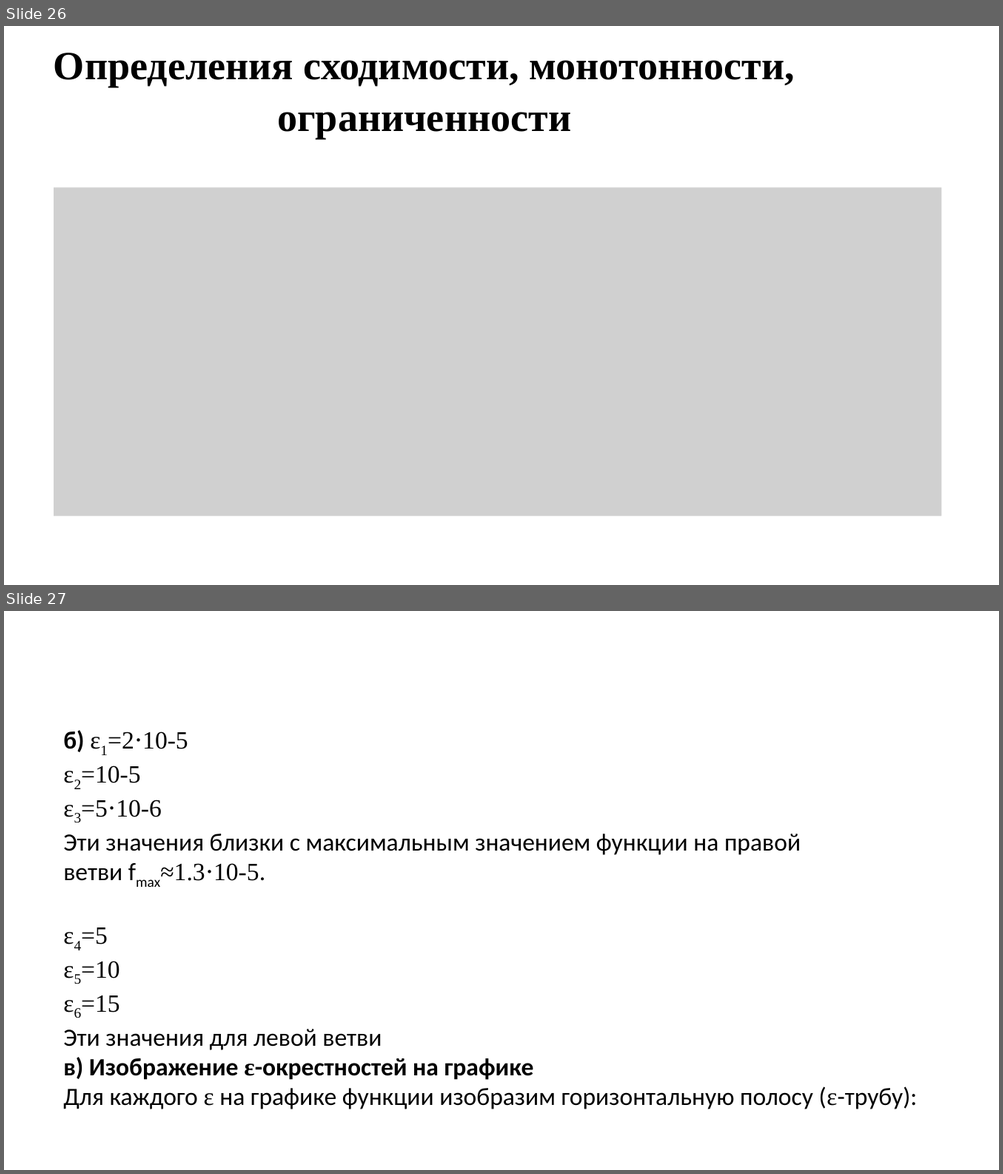
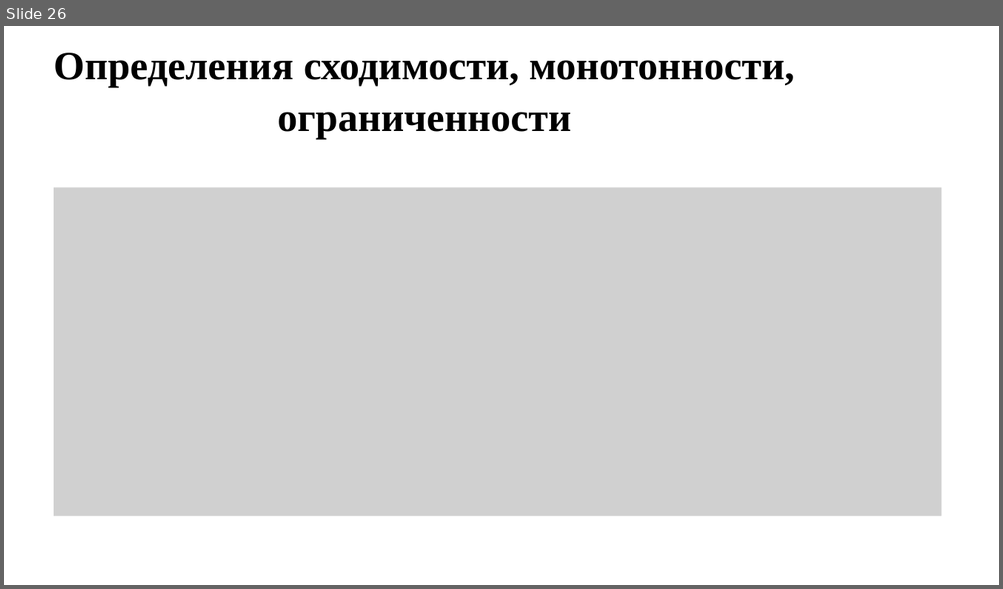
Before and after one commit to Miwm64/itmo_cse, a slide deck: math_analysis/матан_проект_в4.pptx. Shown one above the other, each under a label of ours: slides 26 and 27 before the commit, slide 26 after it. The pictures are 1003x1174 and 1003x589 pixels, drawn with LibreOffice and Linux fonts; fonts in the diff are those of the drawing; grey boxes stand for pictures; background and template pictures are left out. Boxes give left, top, right and bottom in pixels: in the first picture for what was removed or moved away, otherwise in the second. Text is boxed around its words. In the diff, an @@ line names an element or a change of style, - is before the commit and + after.

```diff
--- a/math_analysis/матан_проект_в4.pptx
+++ b/math_analysis/матан_проект_в4.pptx
@@ slide 27 removed at (x1=4, y1=611, x2=999, y2=1170), background picture (left out) @@
@@ text removed at (x1=63, y1=730, x2=917, y2=1110) @@
-б) ε1=2⋅10-5
-ε2=10-5
-ε3=5⋅10-6
-Эти значения близки с максимальным значением функции на правой ветви fmax≈1.3⋅10-5.
-ε4=5
-ε5=10
-ε6=15
-Эти значения для левой ветви
-в) Изображение ε-окрестностей на графике
-Для каждого ε на графике функции изобразим горизонтальную полосу (ε-трубу):
```
Also in this commit, not shown: 2 slides changed, 3 slides added, 3 other slides removed, 1 other file.
